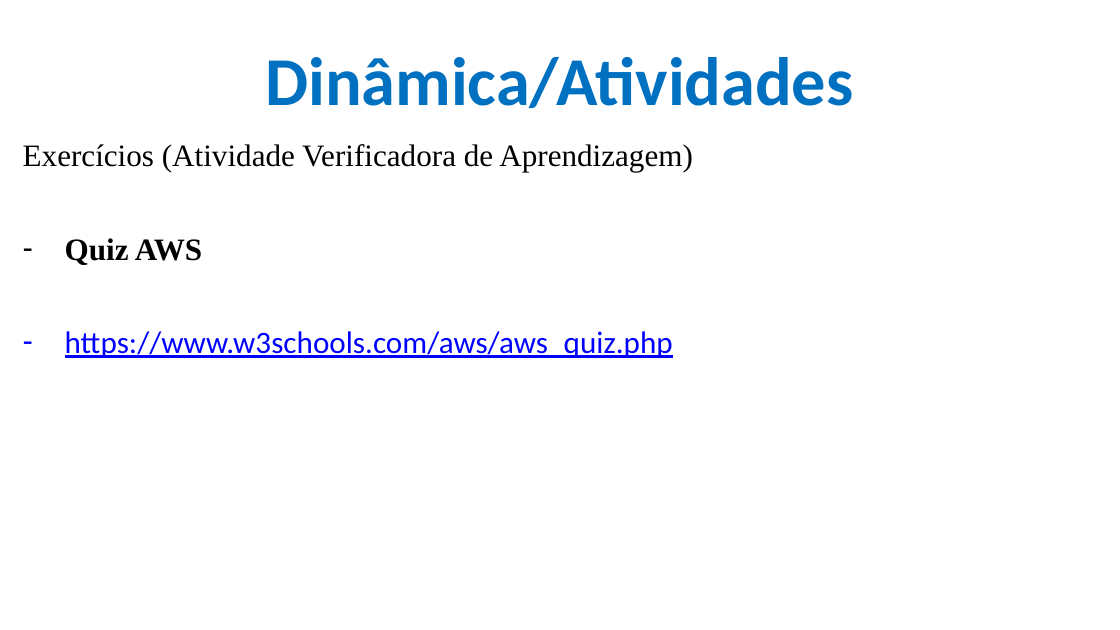
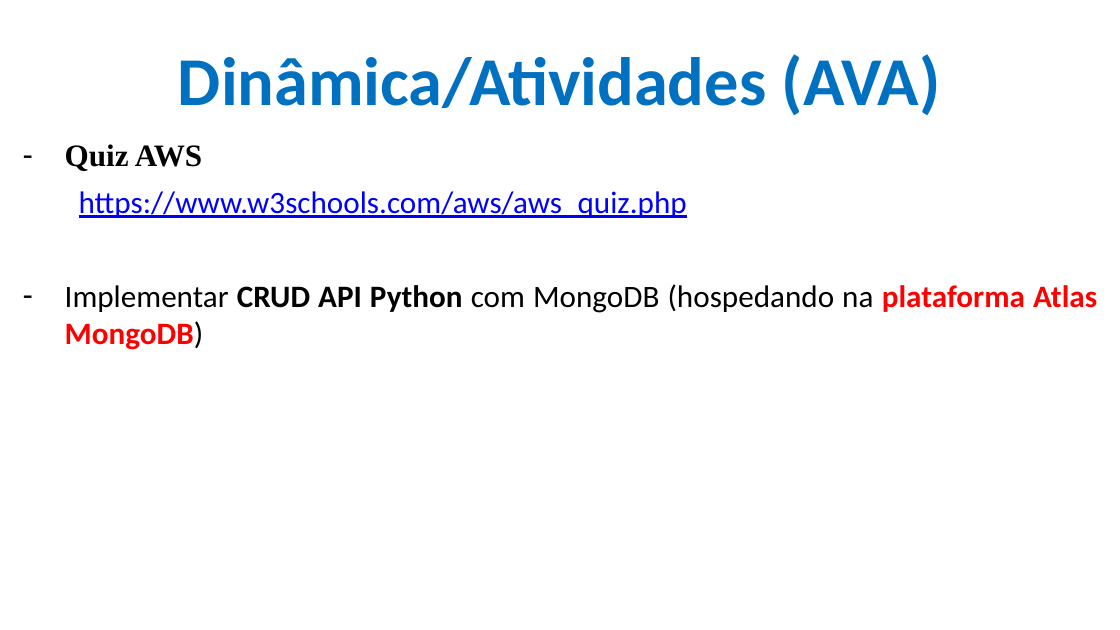
Before and after one commit to CloudEducationBrazil/WydenComputacaoNuvemWebServicesLinux, a slide deck: slide 7 of 01 Classes/Aula 06 - Computação em Nuvem e Web Services em Linux Cloud AWS.pptx. Drawn at 1120x630 pixels with LibreOffice and Linux fonts; fonts in the diff are those of the drawing; background and template pictures are left out. Boxes give left, top, right and bottom in pixels: in the first picture for what was removed or moved away, otherwise in the second. Text is boxed around its words. In the diff, an @@ line names an element or a change of style, - is before the commit and + after.

Commit message:
Aula 06 Cloud computing AVA 09042023

```diff
--- a/01 Classes/Aula 06 - Computação em Nuvem e Web Services em Linux Cloud AWS.pptx
+++ b/01 Classes/Aula 06 - Computação em Nuvem e Web Services em Linux Cloud AWS.pptx
@@ title at (178, 54, 941, 115): text changed @@
-Dinâmica/Atividades
+Dinâmica/Atividades (AVA)
@@ text at (23, 144, 693, 172): paragraph removed @@
-Exercícios (Atividade Verificadora de Aprendizagem)
@@ text at (79, 191, 687, 218): bullet - to none; list level 1 to 2 in "https://www.w3schools.com/aws/aws_quiz.php" @@
@@ text at (65, 284, 1097, 350): paragraph added @@
+– Implementar CRUD API Python com MongoDB (hospedando na plataforma Atlas MongoDB)
```
